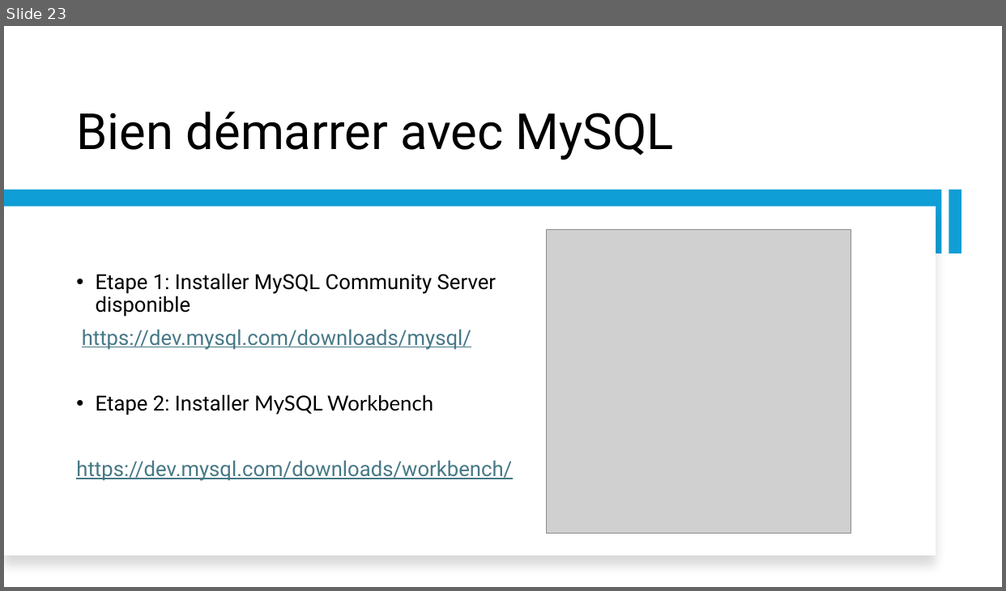
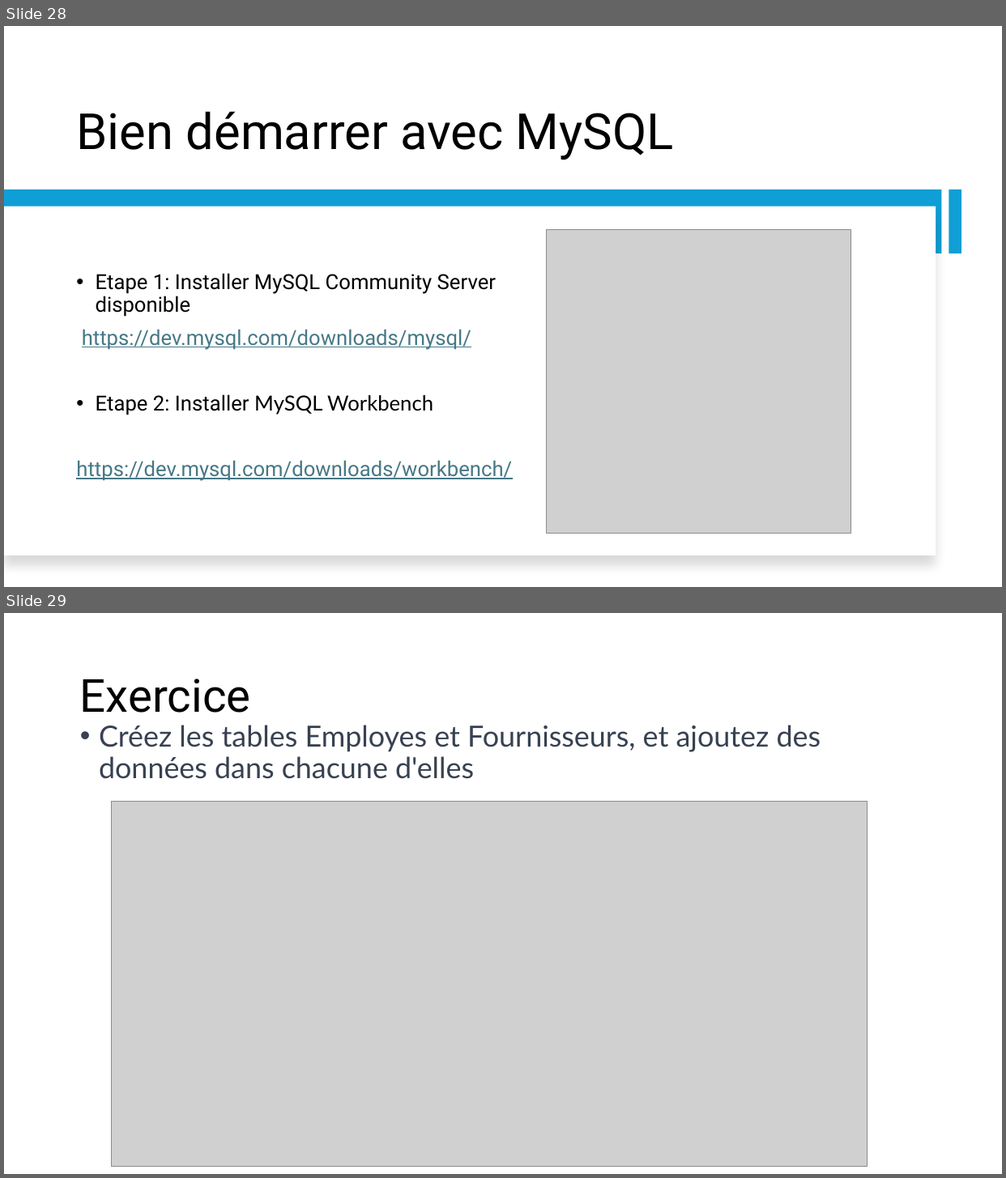
Before and after one commit to LeCoinStat/LeCoinStat, a slide deck: Bien_Debuter_SQL/Jour1/Bases_SQL_Guide_Pour_Bien_Démarrer.pptx. Shown one above the other, each under a label of ours: slide 23 before the commit, slides 28 and 29 after it. The pictures are 1006x591 and 1006x1178 pixels, drawn with LibreOffice and Linux fonts; fonts in the diff are those of the drawing; grey boxes stand for pictures. Boxes give left, top, right and bottom in pixels: in the first picture for what was removed or moved away, otherwise in the second. Text is boxed around its words. In the diff, an @@ line names an element or a change of style, - is before the commit and + after.

```diff
--- a/Bien_Debuter_SQL/Jour1/Bases_SQL_Guide_Pour_Bien_Démarrer.pptx
+++ b/Bien_Debuter_SQL/Jour1/Bases_SQL_Guide_Pour_Bien_Démarrer.pptx
@@ slide 29 added at (x1=4, y1=613, x2=1002, y2=1174), background #FFFFFF @@
@@ title added at (x1=80, y1=679, x2=251, y2=713), 44 pt, text #000000 @@
+Exercice
@@ text added at (x1=99, y1=725, x2=821, y2=779), 28 pt, text #374151 @@
+• Créez les tables Employes et Fournisseurs, et ajoutez des données dans chacune d'elles
@@ picture added at (x1=112, y1=801, x2=867, y2=1166) @@
@@ what was slide 23 is now slide 28 @@
```
Also in this commit, not shown: 12 slides changed, 6 other slides added, 1 slide removed, 1 other file.
